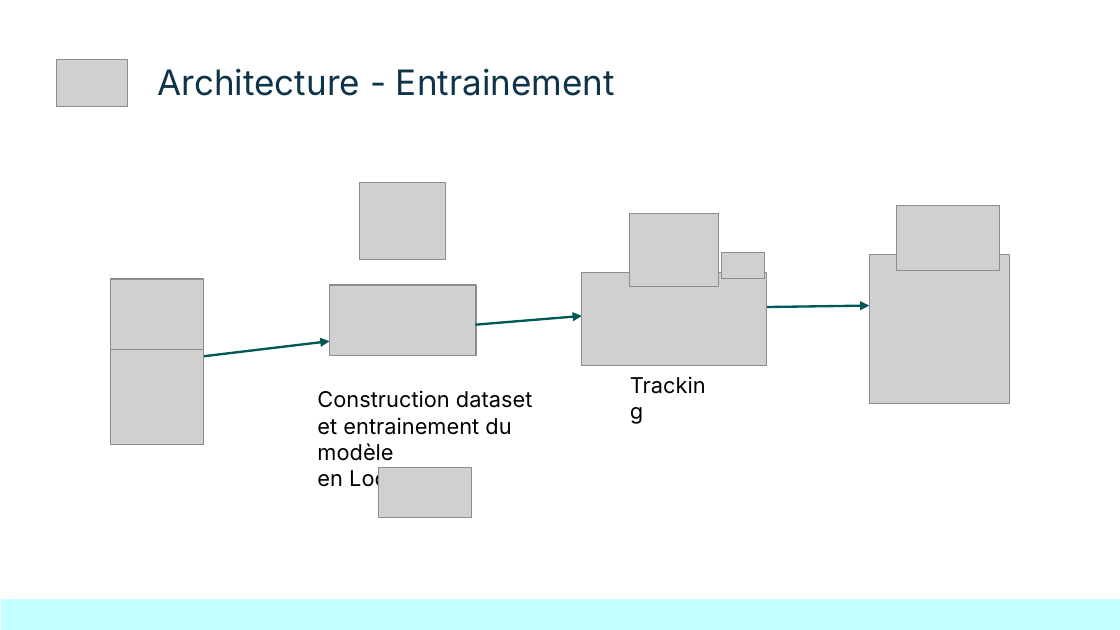
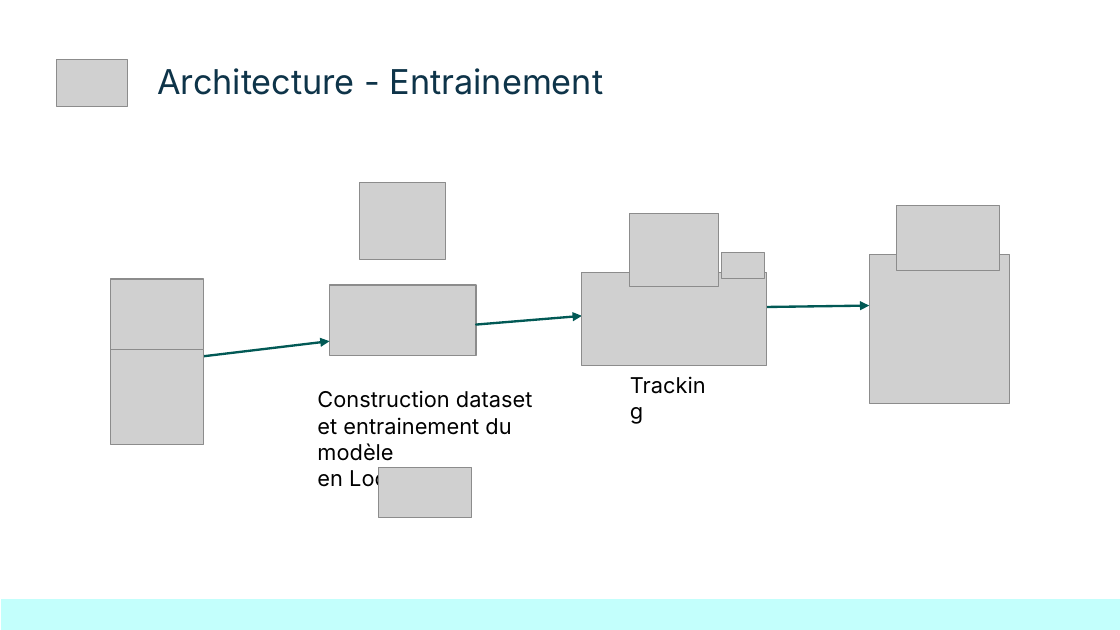
Before and after one commit to kinpintouche-star/football-predictor, a slide deck: slide 9 of docs/FootballPredictorDemoDay20260803.pptx. Drawn at 1120x630 pixels with LibreOffice and Linux fonts; fonts in the diff are those of the drawing; grey boxes stand for pictures; background and template pictures are left out. Boxes give left, top, right and bottom in pixels: in the first picture for what was removed or moved away, otherwise in the second. Text is boxed around its words. In the diff, an @@ line names an element or a change of style, - is before the commit and + after.

```diff
--- a/docs/FootballPredictorDemoDay20260803.pptx
+++ b/docs/FootballPredictorDemoDay20260803.pptx
@@ title "Architecture - Entrainement" at (157, 68, 603, 95): size 22.5 to 22 pt @@
```
Also in this commit, not shown: 10 other slides changed.
